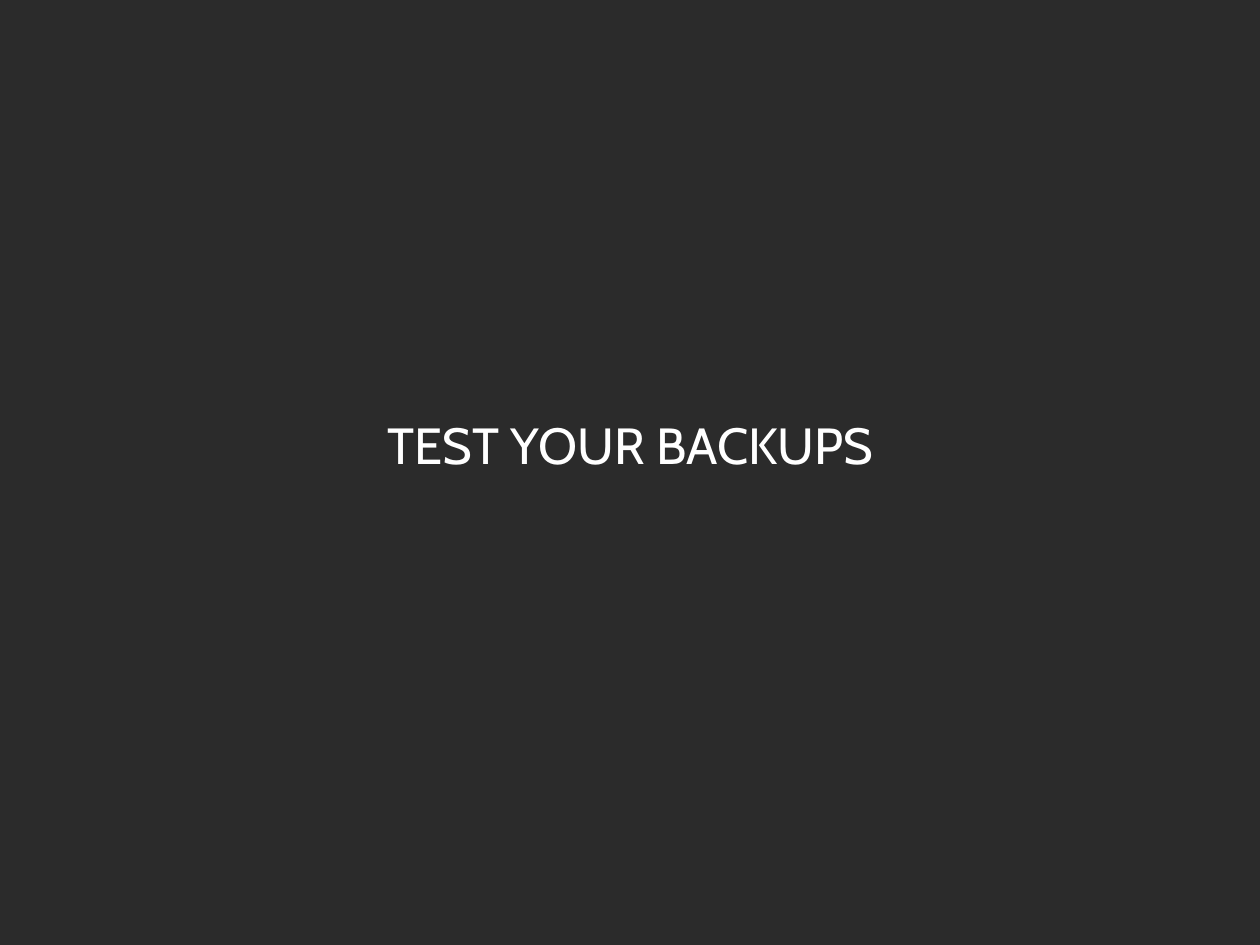
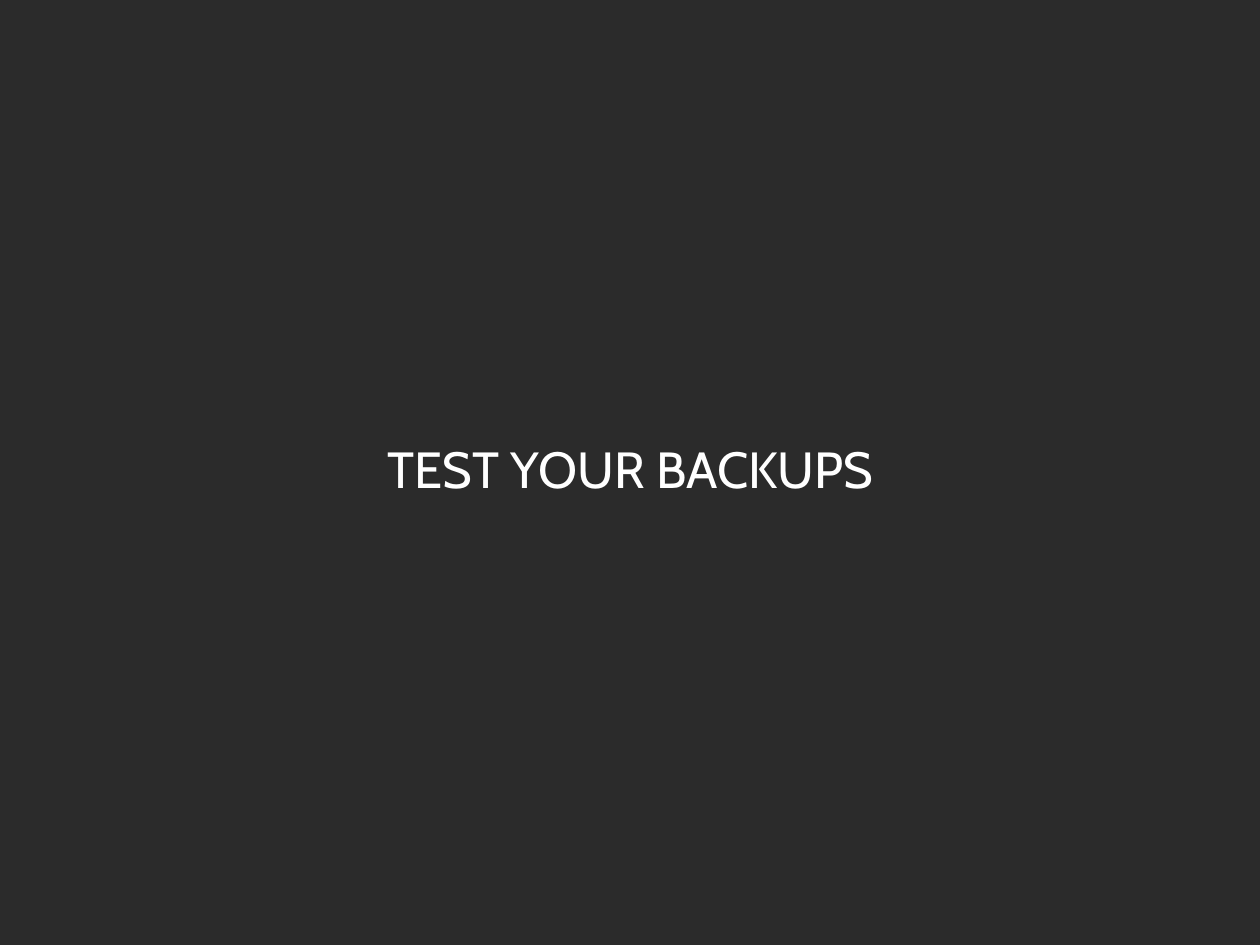
Before and after one commit to zippy1981/TalkMaterials, a slide deck: slide 25 of MongoMeetup/2010-July/Mongo Windows Administration for the Unix Programmer.odp. Drawn at 1260x945 pixels with LibreOffice and Linux fonts; fonts in the diff are those of the drawing; background and template pictures are left out; a plain dark background stands for a picture behind light text. Boxes give left, top, right and bottom in pixels: in the first picture for what was removed or moved away, otherwise in the second. Text is boxed around its words. In the diff, an @@ line names an element or a change of style, - is before the commit and + after.

Commit message:
Cleaned up Automatic Backup Tests.

```diff
--- a/MongoMeetup/2010-July/Mongo Windows Administration for the Unix Programmer.odp
+++ b/MongoMeetup/2010-July/Mongo Windows Administration for the Unix Programmer.odp
@@ subtitle "TEST YOUR BACKUPS": place and size @@
-subtitle "TEST YOUR BACKUPS" at [387, 427, 873, 465]
+subtitle "TEST YOUR BACKUPS" at [387, 451, 873, 489]
```
Also in this commit, not shown: 12 other slides changed, 2 other files.
